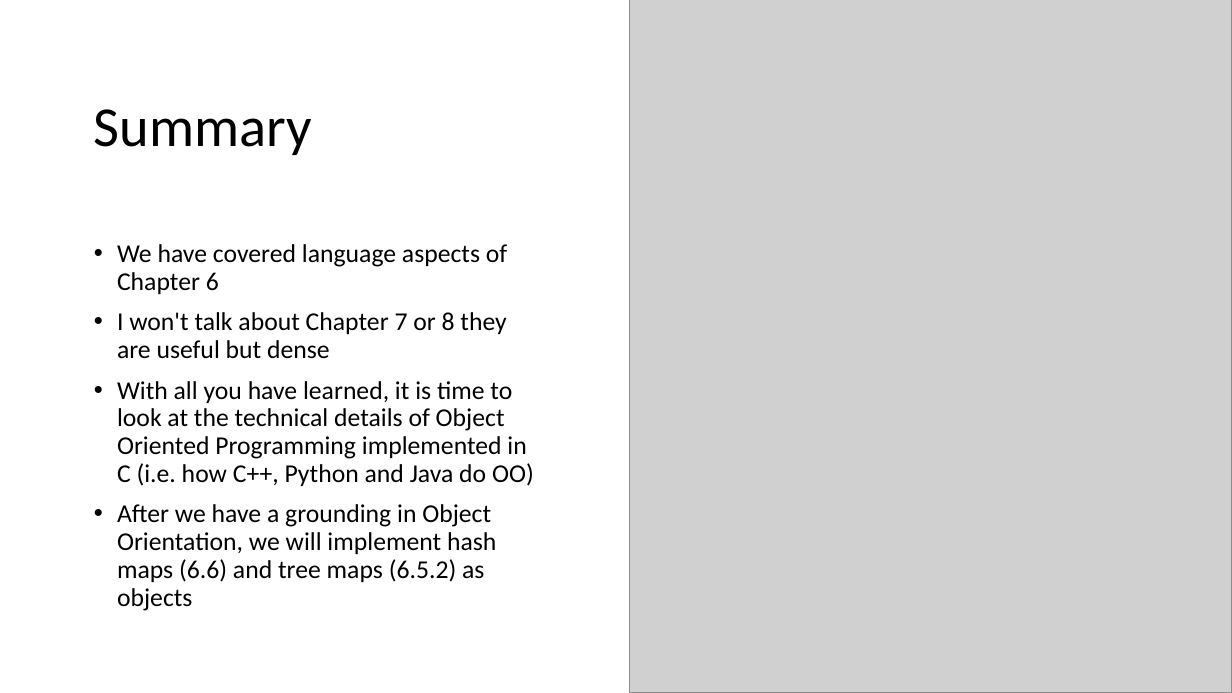
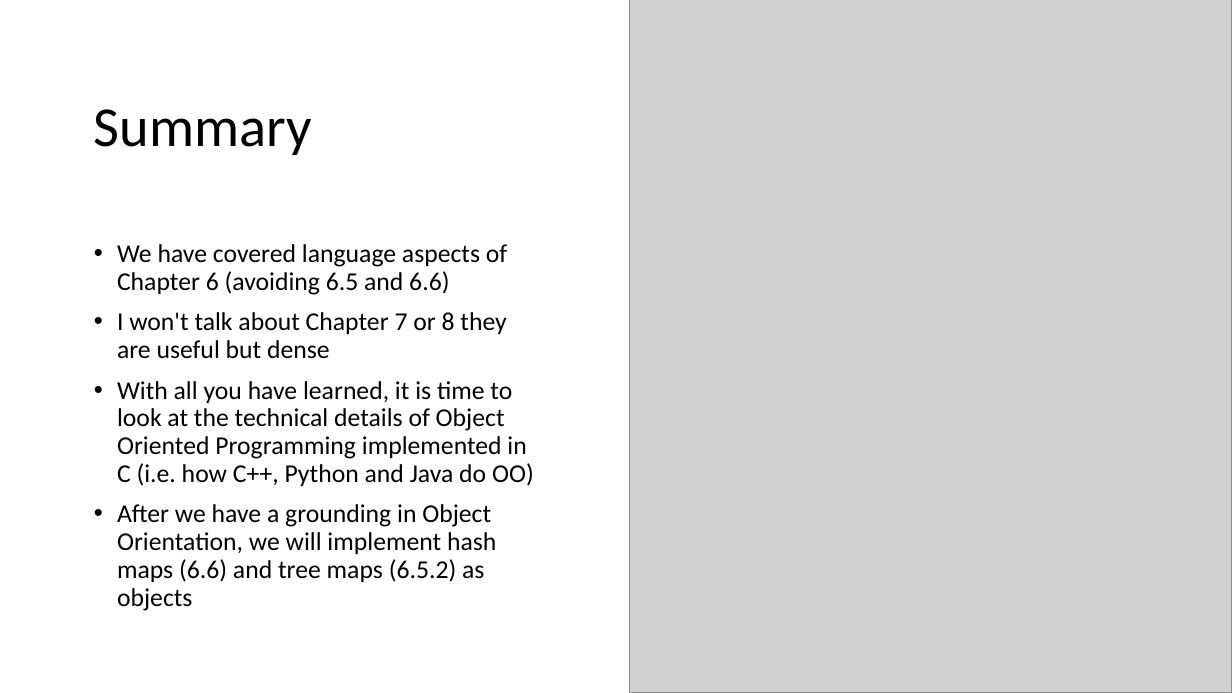
Before and after one commit to csev/cc4e, a slide deck: slide 43 of lectures/KR-6.pptx. Drawn at 1232x693 pixels with LibreOffice and Linux fonts; fonts in the diff are those of the drawing; grey boxes stand for pictures. Boxes give left, top, right and bottom in pixels: in the first picture for what was removed or moved away, otherwise in the second. Text is boxed around its words. In the diff, an @@ line names an element or a change of style, - is before the commit and + after.

```diff
--- a/lectures/KR-6.pptx
+++ b/lectures/KR-6.pptx
@@ text at (117, 244, 507, 295): text changed @@
-• We have covered language aspects of Chapter 6
+• We have covered language aspects of Chapter 6 (avoiding 6.5 and 6.6)
```
Also in this commit, not shown: 1 other slide changed, 1 other file.
